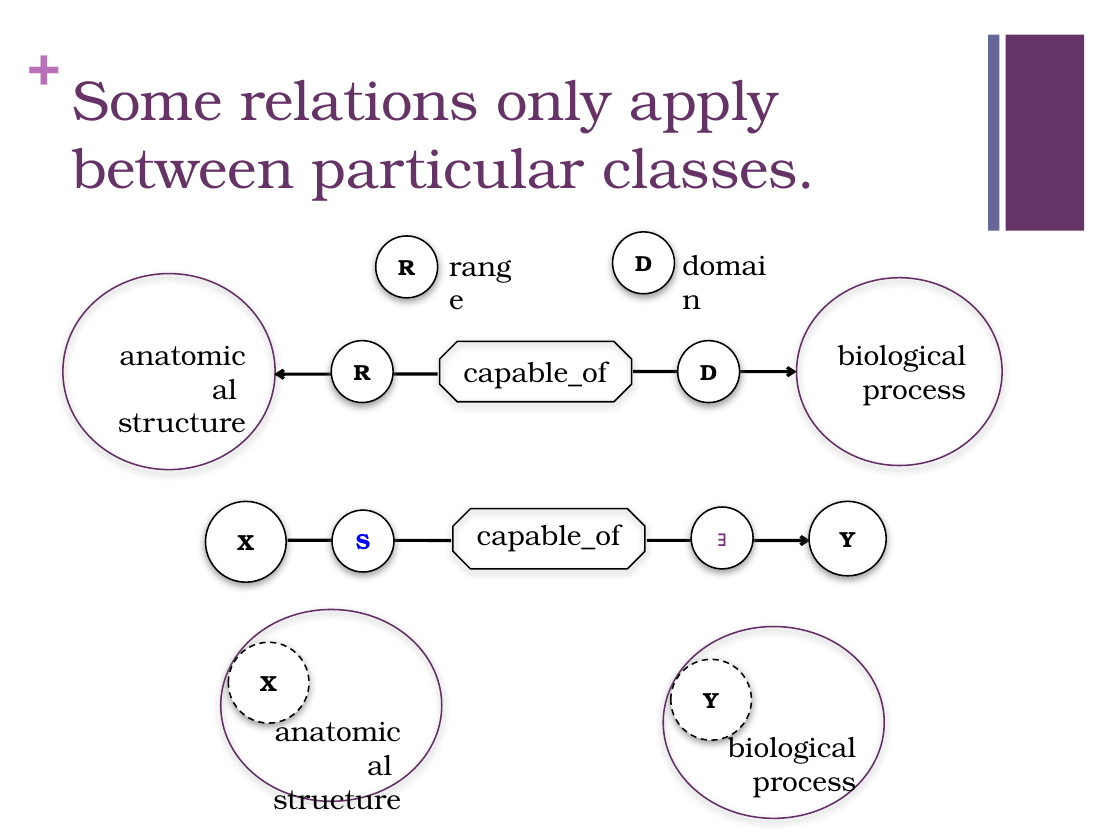
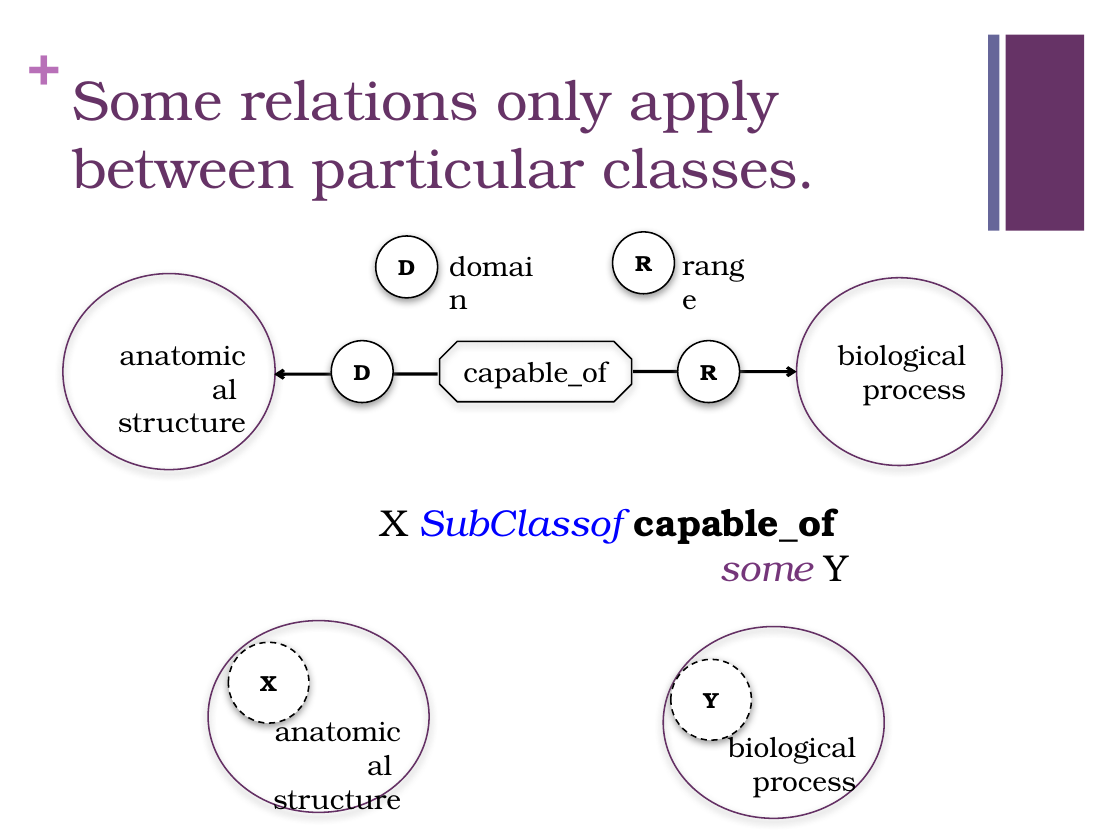
Before and after one commit to geneontology/protege-tutorial, a slide deck: slide 27 of presentations/GO_protege_1201b.pptx (slide 26 before the commit). Drawn at 1120x840 pixels with LibreOffice and Linux fonts; fonts in the diff are those of the drawing. Boxes give left, top, right and bottom in pixels: in the first picture for what was removed or moved away, otherwise in the second. Text is boxed around its words. In the diff, an @@ line names an element or a change of style, - is before the commit and + after.

```diff
--- a/presentations/GO_protege_1201b.pptx
+++ b/presentations/GO_protege_1201b.pptx
@@ text in ellipse at <box>398,260,415,275</box>: text changed @@
-R
+D
@@ text "domain": place and size @@
-text "domain" at <box>671,243,792,288</box>
+text "domain" at <box>438,243,559,288</box>
@@ text in ellipse at <box>635,256,652,271</box>: text changed @@
-D
+R
@@ text "range": place and size @@
-text "range" at <box>438,243,536,288</box>
+text "range" at <box>671,243,769,288</box>
@@ text in ellipse at <box>354,365,371,380</box>: text changed @@
-R
+D
@@ text in ellipse at <box>700,365,717,380</box>: text changed @@
-D
+R
@@ ellipse removed at <box>206,502,287,582</box> @@
-X
@@ text at <box>381,508,848,582</box>: text changed; size 18 to 24 pt; italic on @@
-capable_of
+X SubClassof capable_of some Y
@@ octagon removed at <box>452,508,644,569</box> @@
@@ ellipse removed at <box>691,507,753,569</box> @@
-∃
@@ ellipse removed at <box>809,502,886,577</box> @@
-Y
@@ ellipse removed at <box>332,510,393,571</box> @@
-S
@@ line removed from (288, 540) to (451, 541) @@
@@ arrow removed from (646, 540) to (810, 541) @@
@@ ellipse: place and size @@
-ellipse at <box>221,609,441,801</box>
+ellipse at <box>208,620,429,812</box>
```
Also in this commit, not shown: 13 other slides changed, 5 slides added, 3 slides removed.
